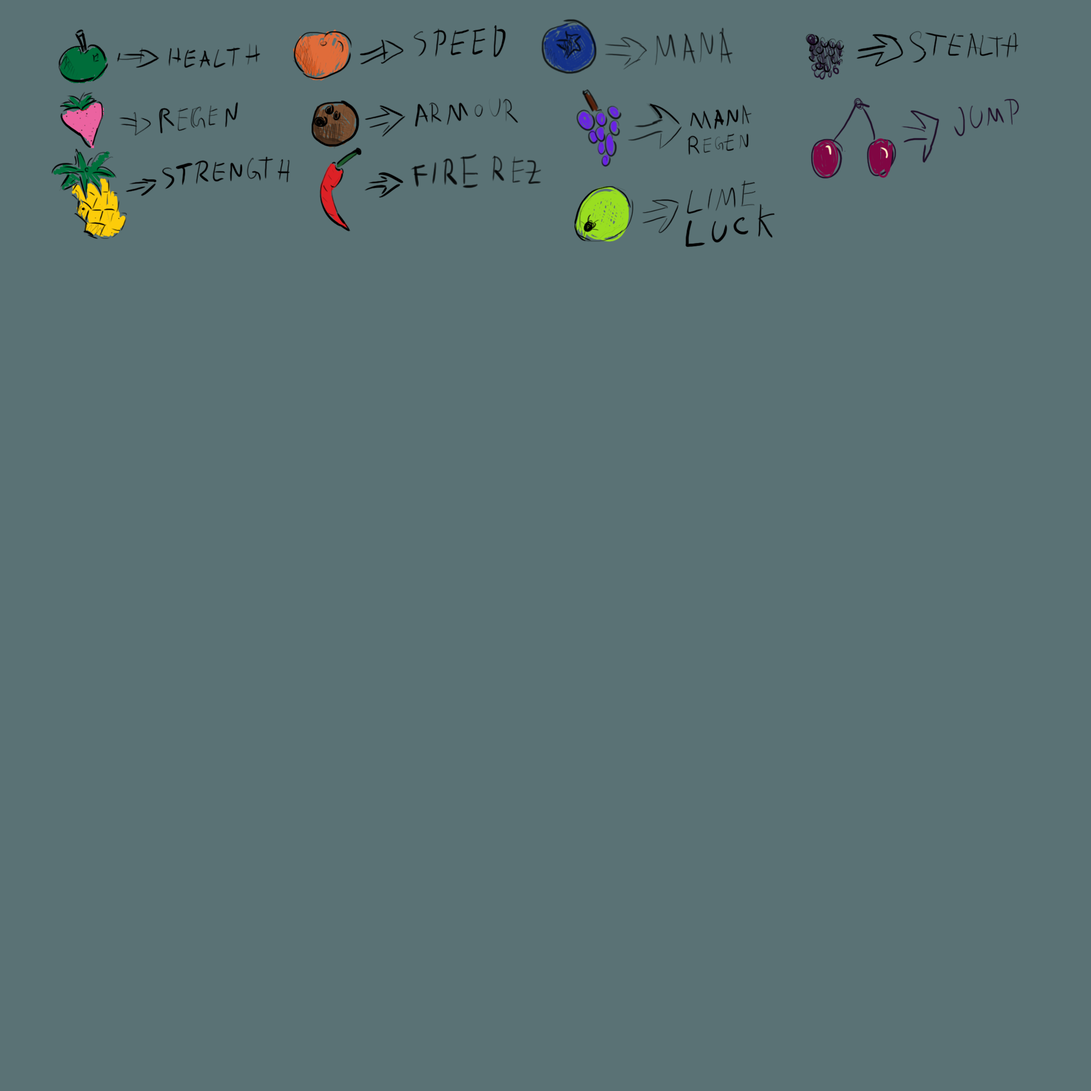
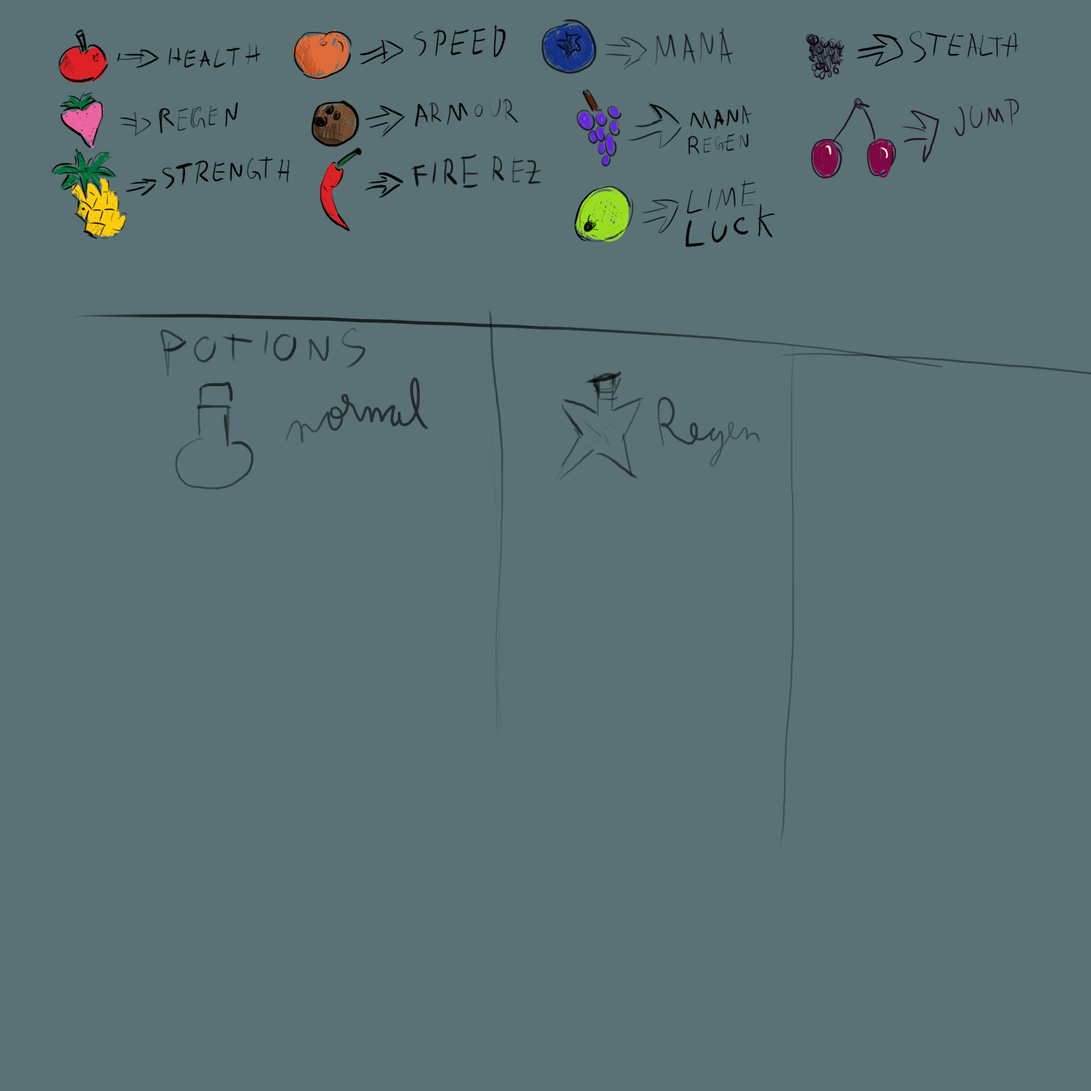
Layers edited between the first and the second w=1091, h=1091 image:
added layer "Layer 4" above "Layer 3" over [71, 308, 1091, 846]
painted on "Layer 1" over [60, 46, 108, 84]
